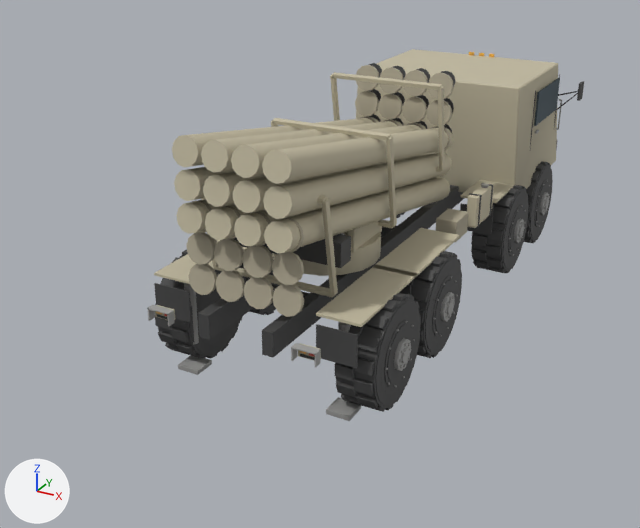
Before and after pictures for a commit that changed the glTF model assets/models/rus_mlrs_tors.glb.
One viewpoint serves both versions: a camera (50 mm lens) standing at (5.0, -11.04, 5.7) and looking at (-0.71, -0.66, 0.51). The axes (+X, +Y, +Z) are drawn at lower left. The lights are the same throughout. The first picture is the older version. Vertices at exactly the same position are counted once.

The scene before the commit, as lines of its bpy script (objects in view):
```python
ob_barrel = bpy.data.objects.new('barrel', me_barrel)
ob_barrel.location = (0.0, -3.0, 1.95)
ob_body = bpy.data.objects.new('body', me_body)
ob_body.location = (0.0, 0.0, 0.0)
ob_turret = bpy.data.objects.new('turret', me_turret)
ob_turret.location = (0.0, -1.8, 1.25)
ob_wheel_1 = bpy.data.objects.new('wheel_1', me_wheel_1)
ob_wheel_1.location = (1.25, 3.0, 0.68)
ob_wheel_3 = bpy.data.objects.new('wheel_3', me_wheel_3)
ob_wheel_3.location = (1.25, 1.6, 0.68)
ob_wheel_4 = bpy.data.objects.new('wheel_4', me_wheel_4)
ob_wheel_4.location = (-1.25, -1.4, 0.68)
ob_wheel_5 = bpy.data.objects.new('wheel_5', me_wheel_5)
ob_wheel_5.location = (1.25, -1.4, 0.68)
ob_wheel_6 = bpy.data.objects.new('wheel_6', me_wheel_6)
ob_wheel_6.location = (-1.25, -2.8, 0.68)
ob_wheel_7 = bpy.data.objects.new('wheel_7', me_wheel_7)
ob_wheel_7.location = (1.25, -2.8, 0.68)
```
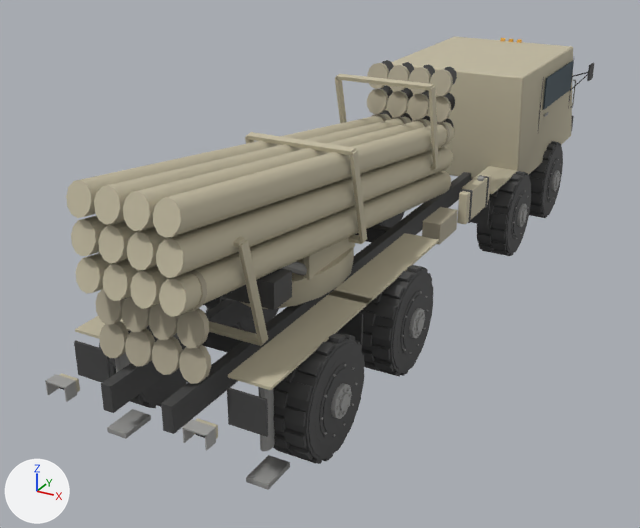
What differs and where, as boxes (x1, y1, x2, y2) in the pictures (640 x 528 px):
'barrel', rescaled (38% wider, 27% taller): before (172, 63, 455, 317); after (66, 60, 457, 384)
'body', rescaled (26% wider, 22% taller): before (147, 49, 584, 421); after (45, 36, 594, 490)
'wheel_7', moved: before (335, 292, 421, 412); after (273, 332, 365, 464)
'wheel_5', moved: before (408, 251, 462, 358); after (359, 265, 433, 377)
'turret', rescaled: before (272, 221, 382, 276); after (239, 237, 355, 309)
'wheel_3', moved: before (471, 185, 529, 273); after (477, 171, 531, 256)
'wheel_6', moved: before (155, 250, 246, 359); after (99, 298, 188, 408)
'wheel_1', moved: before (524, 161, 553, 243); after (529, 141, 563, 218)
'wheel_4', moved (mostly hidden before): before (246, 253, 276, 315); after (206, 297, 279, 333)

Patch to the scene script:
```diff
--- a/assets/models/rus_mlrs_tors.glb.py
+++ b/assets/models/rus_mlrs_tors.glb.py
@@ me_barrel @@
 # used by ob_barrel; location = (0.0, -3.0, 1.95)
-me_barrel.from_pydata(...)  # 1256 vertices, 2268 faces; spans x -0.82..0.82, y -0.89..3.7, z -0.63..1.28
+me_barrel.from_pydata(...)  # 1256 vertices, 2268 faces; spans x -0.72..0.72, y -1.28..5.29, z -0.63..1.28
+# me_barrel part 1: the whole mesh is scaled about the mesh origin by (0.871, 1.43, 1)
 me_barrel.materials.append(mat_paint_rus)
@@ me_body @@
 # used by ob_body; location = (0.0, 0.0, 0.0)
-me_body.from_pydata(...)  # 1364 vertices, 2276 faces; spans x -1.75..1.75, y -4.04..4.43, z 0.05..2.9
+me_body.from_pydata(...)  # 1364 vertices, 2276 faces; spans x -1.52..1.52, y -5.78..6.34, z 0.05..2.9
+# me_body part 2: the whole mesh is scaled about the mesh origin by (0.871, 1.43, 1)
 me_body.materials.append(mat_dark)
@@ me_turret @@
 # used by ob_turret; location = (0.0, -1.8, 1.25)
-me_turret.from_pydata(...)  # 120 vertices, 220 faces; spans x -0.7..0.7, y -0.87..0.7, z 0.0..0.78
+me_turret.from_pydata(...)  # 120 vertices, 220 faces; spans x -0.61..0.61, y -1.25..1.0, z 0.0..0.78
+# me_turret part 3: the whole mesh is scaled about the mesh origin by (0.871, 1.43, 1)
 me_turret.materials.append(mat_paint_rus)
@@ ob_barrel @@
 ob_barrel = bpy.data.objects.new('barrel', me_barrel)
-ob_barrel.location = (0.0, -3.0, 1.95)
+ob_barrel.location = (0.0, -4.29, 1.95)
@@ ob_turret @@
 ob_turret = bpy.data.objects.new('turret', me_turret)
-ob_turret.location = (0.0, -1.8, 1.25)
+ob_turret.location = (0.0, -2.57, 1.25)
@@ ob_wheel_1 @@
 ob_wheel_1 = bpy.data.objects.new('wheel_1', me_wheel_1)
-ob_wheel_1.location = (1.25, 3.0, 0.68)
+ob_wheel_1.location = (1.09, 4.29, 0.68)
@@ ob_wheel_3 @@
 ob_wheel_3 = bpy.data.objects.new('wheel_3', me_wheel_3)
-ob_wheel_3.location = (1.25, 1.6, 0.68)
+ob_wheel_3.location = (1.09, 2.29, 0.68)
@@ ob_wheel_4 @@
 ob_wheel_4 = bpy.data.objects.new('wheel_4', me_wheel_4)
-ob_wheel_4.location = (-1.25, -1.4, 0.68)
+ob_wheel_4.location = (-1.09, -2.0, 0.68)
@@ ob_wheel_5 @@
 ob_wheel_5 = bpy.data.objects.new('wheel_5', me_wheel_5)
-ob_wheel_5.location = (1.25, -1.4, 0.68)
+ob_wheel_5.location = (1.09, -2.0, 0.68)
@@ ob_wheel_6 @@
 ob_wheel_6 = bpy.data.objects.new('wheel_6', me_wheel_6)
-ob_wheel_6.location = (-1.25, -2.8, 0.68)
+ob_wheel_6.location = (-1.09, -4.0, 0.68)
@@ ob_wheel_7 @@
 ob_wheel_7 = bpy.data.objects.new('wheel_7', me_wheel_7)
-ob_wheel_7.location = (1.25, -2.8, 0.68)
+ob_wheel_7.location = (1.09, -4.0, 0.68)
```
